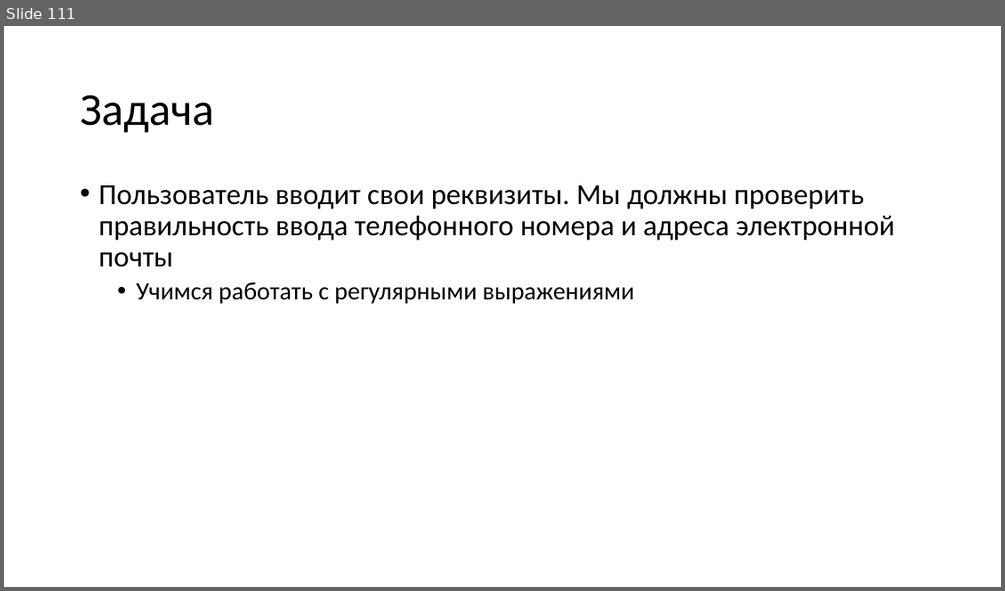
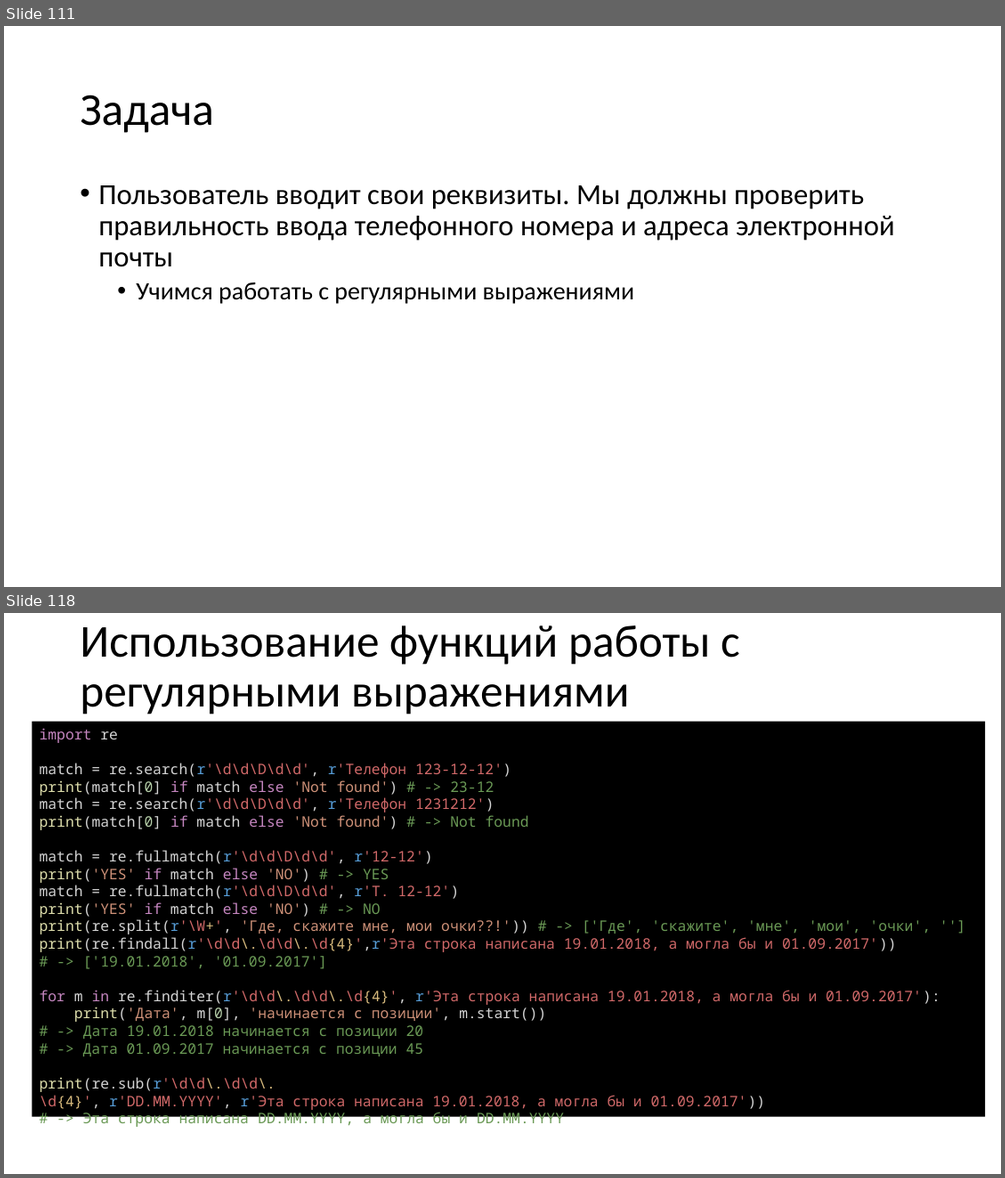
Before and after one commit to paveltsytovich/telegram-course, a slide deck: Presentation/Разработка ботов для телеграмм на Python.pptx. Shown one above the other, each under a label of ours: slide 111 before the commit, slides 111 and 118 after it; the slides between them are not shown. The pictures are 1005x591 and 1005x1178 pixels, drawn with LibreOffice and Linux fonts; fonts in the diff are those of the drawing. Boxes give left, top, right and bottom in pixels: in the first picture for what was removed or moved away, otherwise in the second. Text is boxed around its words. In the diff, an @@ line names an element or a change of style, - is before the commit and + after.

Commit message:
Регулярные выражения

```diff
--- a/Presentation/Разработка ботов для телеграмм на Python.pptx
+++ b/Presentation/Разработка ботов для телеграмм на Python.pptx
@@ slide 118 added at [4,613,1001,1174], background #FFFFFF @@
@@ title added at [80,625,740,714], 44 pt, text #000000 @@
+Использование функций работы с регулярными выражениями
@@ rectangle added at [32,722,985,1116], fill #000000, 14 pt, text #D16969 @@
+import re
+match = re.search(r'\d\d\D\d\d', r'Телефон 123-12-12')
+print(match[0] if match else 'Not found') # -> 23-12
+match = re.search(r'\d\d\D\d\d', r'Телефон 1231212')
+print(match[0] if match else 'Not found') # -> Not found
+match = re.fullmatch(r'\d\d\D\d\d', r'12-12')
+print('YES' if match else 'NO') # -> YES
+match = re.fullmatch(r'\d\d\D\d\d', r'Т. 12-12')
+print('YES' if match else 'NO') # -> NO
+print(re.split(r'\W+', 'Где, скажите мне, мои очки??!')) # -> ['Где', 'скажите', 'мне', 'мои', 'очки', '']
+print(re.findall(r'\d\d\.\d\d\.\d{4}',r'Эта строка написана 19.01.2018, а могла бы и 01.09.2017'))
+# -> ['19.01.2018', '01.09.2017']
+for m in re.finditer(r'\d\d\.\d\d\.\d{4}', r'Эта строка написана 19.01.2018, а могла бы и 01.09.2017'):
+print('Дата', m[0], 'начинается с позиции', m.start())
+# -> Дата 19.01.2018 начинается с позиции 20
+# -> Дата 01.09.2017 начинается с позиции 45
+print(re.sub(r'\d\d\.\d\d\.\d{4}', r'DD.MM.YYYY', r'Эта строка написана 19.01.2018, а могла бы и 01.09.2017'))
+# -> Эта строка написана DD.MM.YYYY, а могла бы и DD.MM.YYYY
```
Also in this commit, not shown: 11 other slides added, 1 other file.
